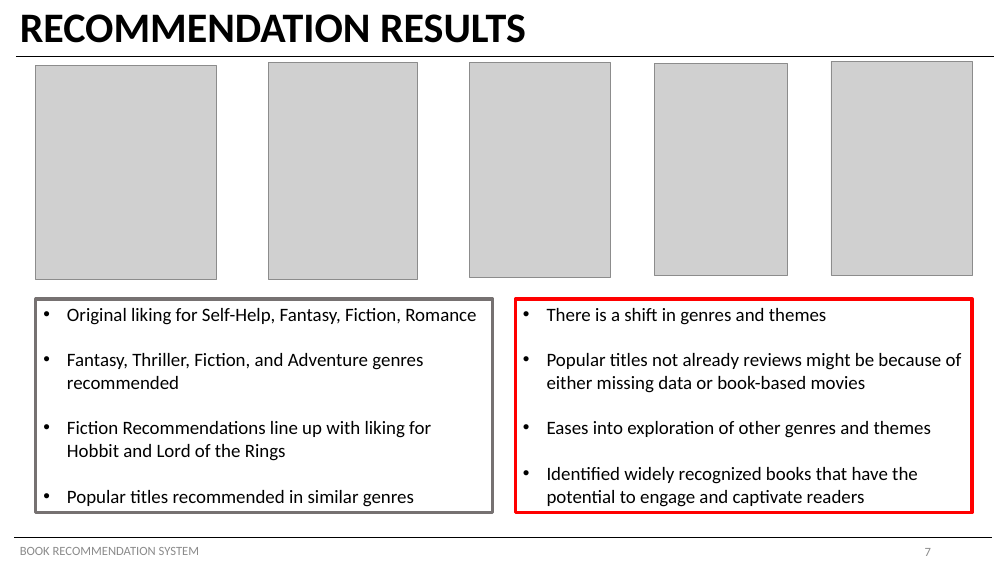
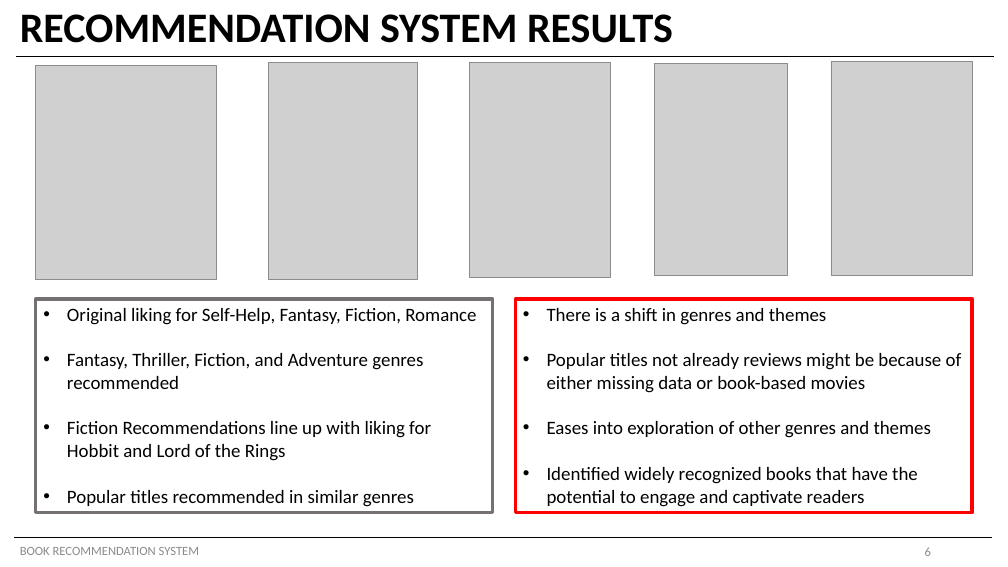
Before and after one commit to shayanabdulkarimkhan/book-recommendation-system, a slide deck: slide 6 of Stakeholder_Presentation.pptx (slide 7 before the commit). Drawn at 1008x567 pixels with LibreOffice and Linux fonts; fonts in the diff are those of the drawing; grey boxes stand for pictures. Boxes give left, top, right and bottom in pixels: in the first picture for what was removed or moved away, otherwise in the second. Text is boxed around its words. In the diff, an @@ line names an element or a change of style, - is before the commit and + after.

Commit message:
Fixed Typos

```diff
--- a/Stakeholder_Presentation.pptx
+++ b/Stakeholder_Presentation.pptx
@@ title at [20, 14, 673, 43]: text changed @@
-RECOMMENDATION RESULTS
+RECOMMENDATION SYSTEM RESULTS
@@ page number at [925, 547, 931, 556]: text changed @@
-7
+6
```
Also in this commit, not shown: 1 other slide changed, 1 slide added.
